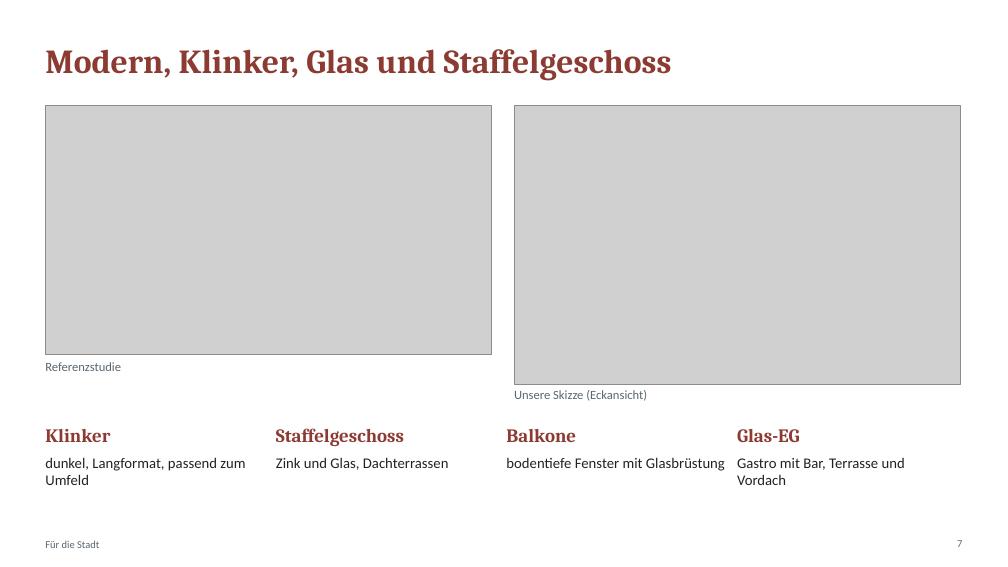
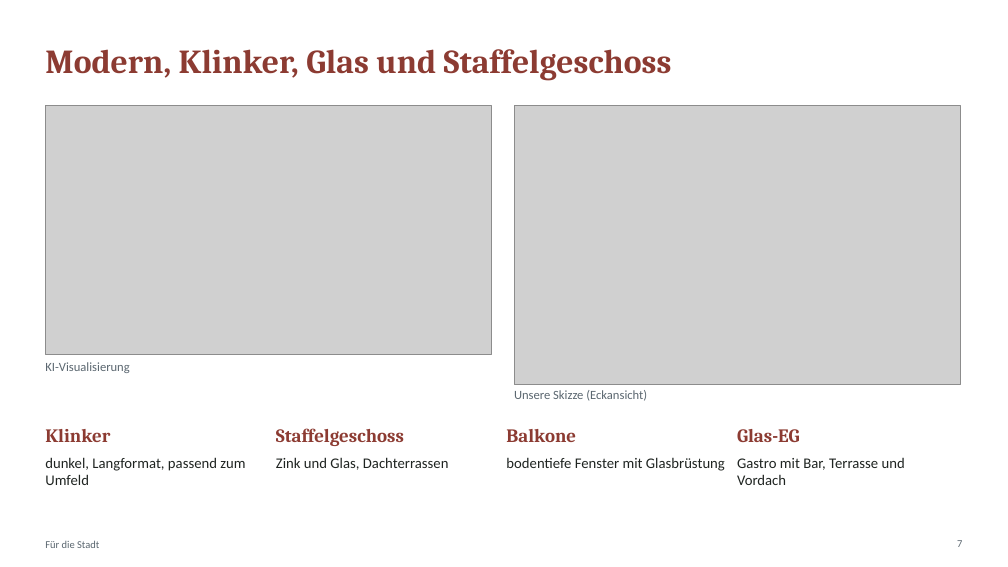
Before and after one commit to CartoonUsername/bau-projekt, a slide deck: slide 7 of praesentation/Neue-Mitte-Werlte_Baufeld3_6-Wohnungen_Gastro-EG.pptx. Drawn at 1008x567 pixels with LibreOffice and Linux fonts; fonts in the diff are those of the drawing; grey boxes stand for pictures. Boxes give left, top, right and bottom in pixels: in the first picture for what was removed or moved away, otherwise in the second. Text is boxed around its words. In the diff, an @@ line names an element or a change of style, - is before the commit and + after.

```diff
--- a/praesentation/Neue-Mitte-Werlte_Baufeld3_6-Wohnungen_Gastro-EG.pptx
+++ b/praesentation/Neue-Mitte-Werlte_Baufeld3_6-Wohnungen_Gastro-EG.pptx
@@ text at [45, 362, 129, 373]: text changed @@
-Referenzstudie
+KI-Visualisierung
```
Also in this commit, not shown: 4 other slides changed, 1 slide added, 5 other files.
